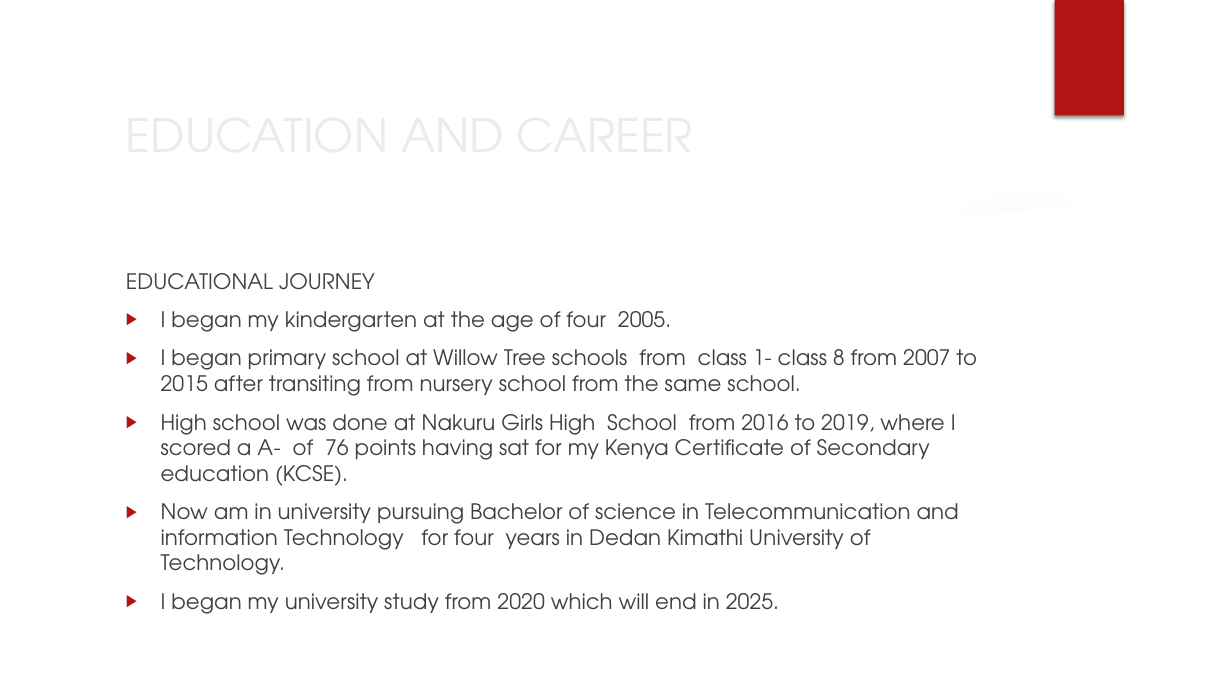
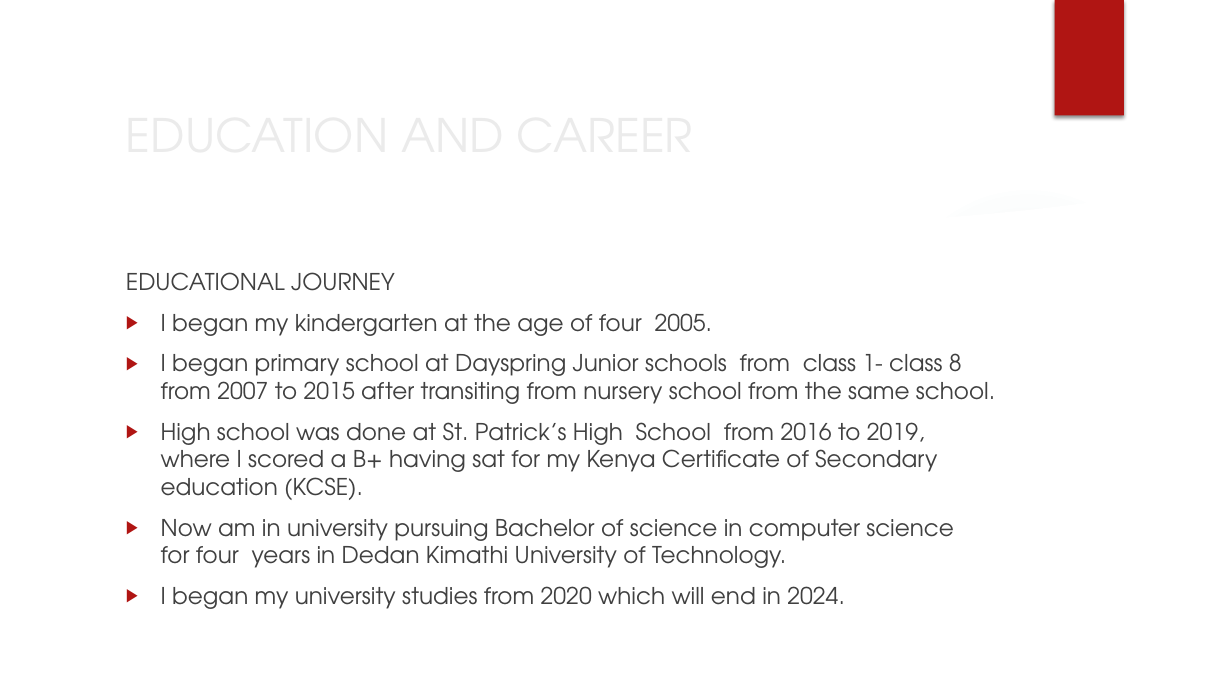
Before and after one commit to emmanakitare/capstone-portfolio, a slide deck: slide 8 of Nakitare_capstone_project/(3) powerpoint presentation autobiography.pptx. Drawn at 1232x693 pixels with LibreOffice and Linux fonts; fonts in the diff are those of the drawing; background and template pictures are left out. Boxes give left, top, right and bottom in pixels: in the first picture for what was removed or moved away, otherwise in the second. Text is boxed around its words. In the diff, an @@ line names an element or a change of style, - is before the commit and + after.

```diff
--- a/Nakitare_capstone_project/(3) powerpoint presentation autobiography.pptx
+++ b/Nakitare_capstone_project/(3) powerpoint presentation autobiography.pptx
@@ text at [126,272,713,336]: size 16.6 to 18 pt in "EDUCATIONAL JOURNEY", "I began my kindergarten at the age ..." @@
@@ text at [161,353,995,609]: text changed; size 16.6 to 18 pt @@
-▶ I began primary school at Willow Tree schools from class 1- class 8 from 2007 to 2015 after transiting from nursery school from the same school.
-▶ High school was done at Nakuru Girls High School from 2016 to 2019, where I scored a A- of 76 points having sat for my Kenya Certificate of Secondary education (KCSE).
-▶ Now am in university pursuing Bachelor of science in Telecommunication and information Technology for four years in Dedan Kimathi University of Technology.
-▶ I began my university study from 2020 which will end in 2025.
+▶ I began primary school at Dayspring Junior schools from class 1- class 8 from 2007 to 2015 after transiting from nursery school from the same school.
+▶ High school was done at St. Patrick’s High School from 2016 to 2019, where I scored a B+ having sat for my Kenya Certificate of Secondary education (KCSE).
+▶ Now am in university pursuing Bachelor of science in computer science for four years in Dedan Kimathi University of Technology.
+▶ I began my university studies from 2020 which will end in 2024.
```
Also in this commit, not shown: 7 other slides changed, 10 other files.
